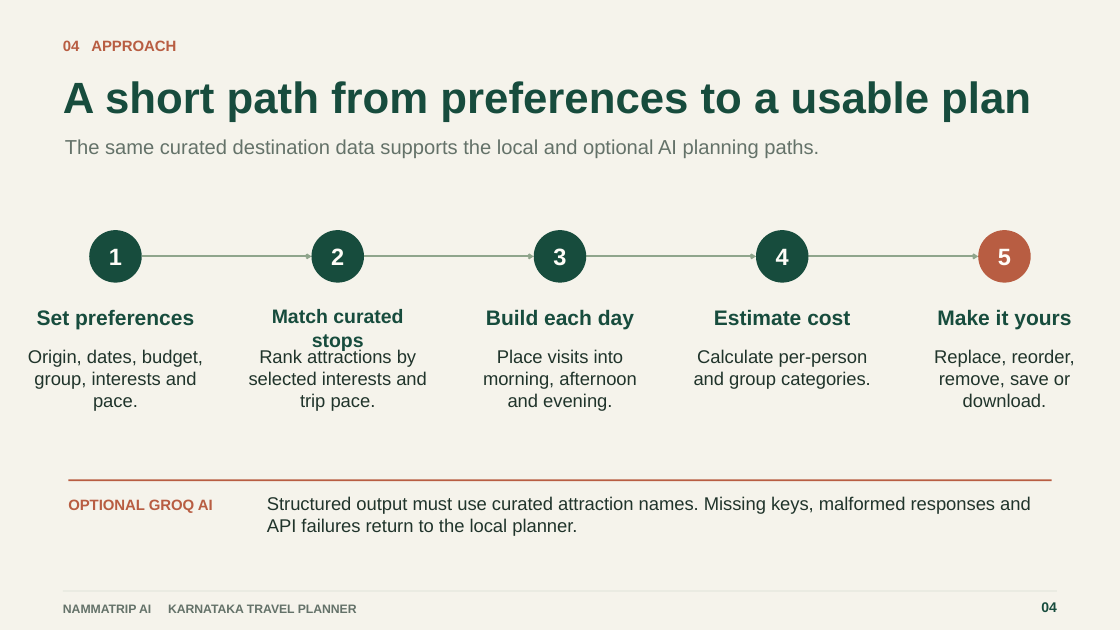
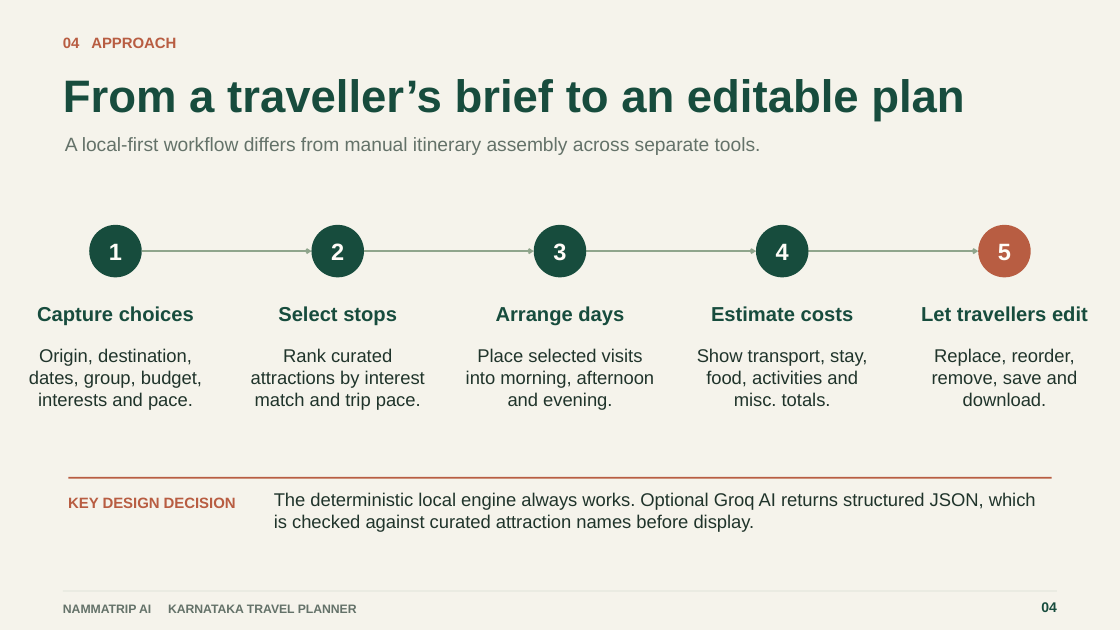
Before and after one commit to gireeshpatgar17/NammaTrip-AI, a slide deck: slide 5 of output/NammaTrip-AI-Hackathon-Presentation.pptx (slide 4 before the commit). Drawn at 1120x630 pixels with LibreOffice and Linux fonts; fonts in the diff are those of the drawing. Boxes give left, top, right and bottom in pixels: in the first picture for what was removed or moved away, otherwise in the second. Text is boxed around its words. In the diff, an @@ line names an element or a change of style, - is before the commit and + after.

Commit message:
Align presentation with organizer requirements

```diff
--- a/output/NammaTrip-AI-Hackathon-Presentation.pptx
+++ b/output/NammaTrip-AI-Hackathon-Presentation.pptx
@@ text at (x1=63, y1=79, x2=964, y2=122): text changed; size 37.5 to 39 pt @@
-A short path from preferences to a usable plan
+From a traveller’s brief to an editable plan
@@ text at (x1=65, y1=137, x2=761, y2=155): text changed; size 17.2 to 16.5 pt @@
-The same curated destination data supports the local and optional AI planning paths.
+A local-first workflow differs from manual itinerary assembly across separate tools.
@@ 5 ellipses, 4 arrows moved together from (x1=89, y1=230, x2=1031, y2=282) to (x1=89, y1=225, x2=1031, y2=277) @@
@@ text at (x1=37, y1=306, x2=194, y2=326): text changed; size 18 to 17.2 pt @@
-Set preferences
+Capture choices
@@ text at (x1=278, y1=306, x2=397, y2=326): text changed; size 16.7 to 17.2 pt @@
-Match curated stops
+Select stops
@@ text at (x1=496, y1=306, x2=624, y2=326): text changed; size 18 to 17.2 pt @@
-Build each day
+Arrange days
@@ text at (x1=711, y1=306, x2=854, y2=322): text changed; size 18 to 17.2 pt @@
-Estimate cost
+Estimate costs
@@ text at (x1=921, y1=306, x2=1088, y2=322): text changed; size 18 to 17.2 pt @@
-Make it yours
+Let travellers edit
@@ text at (x1=29, y1=348, x2=202, y2=410): text changed @@
-Origin, dates, budget, group, interests and pace.
+Origin, destination, dates, group, budget, interests and pace.
@@ text at (x1=251, y1=348, x2=425, y2=410): text changed @@
-Rank attractions by selected interests and trip pace.
+Rank curated attractions by interest match and trip pace.
@@ text at (x1=466, y1=348, x2=654, y2=410): text changed @@
-Place visits into morning, afternoon and evening.
+Place selected visits into morning, afternoon and evening.
@@ text at (x1=697, y1=348, x2=867, y2=406): text changed @@
-Calculate per-person and group categories.
+Show transport, stay, food, activities and misc. totals.
@@ text at (x1=932, y1=348, x2=1078, y2=406): text changed @@
-Replace, reorder, remove, save or download.
+Replace, reorder, remove, save and download.
@@ text at (x1=68, y1=497, x2=236, y2=508): text changed @@
-OPTIONAL GROQ AI
+KEY DESIGN DECISION
@@ text at (x1=274, y1=492, x2=1036, y2=532): text changed @@
-Structured output must use curated attraction names. Missing keys, malformed responses and API failures return to the local planner.
+The deterministic local engine always works. Optional Groq AI returns structured JSON, which is checked against curated attraction names before display.
```
Also in this commit, not shown: 4 other slides changed, 2 slides added, 1 slide removed, 3 other files.
